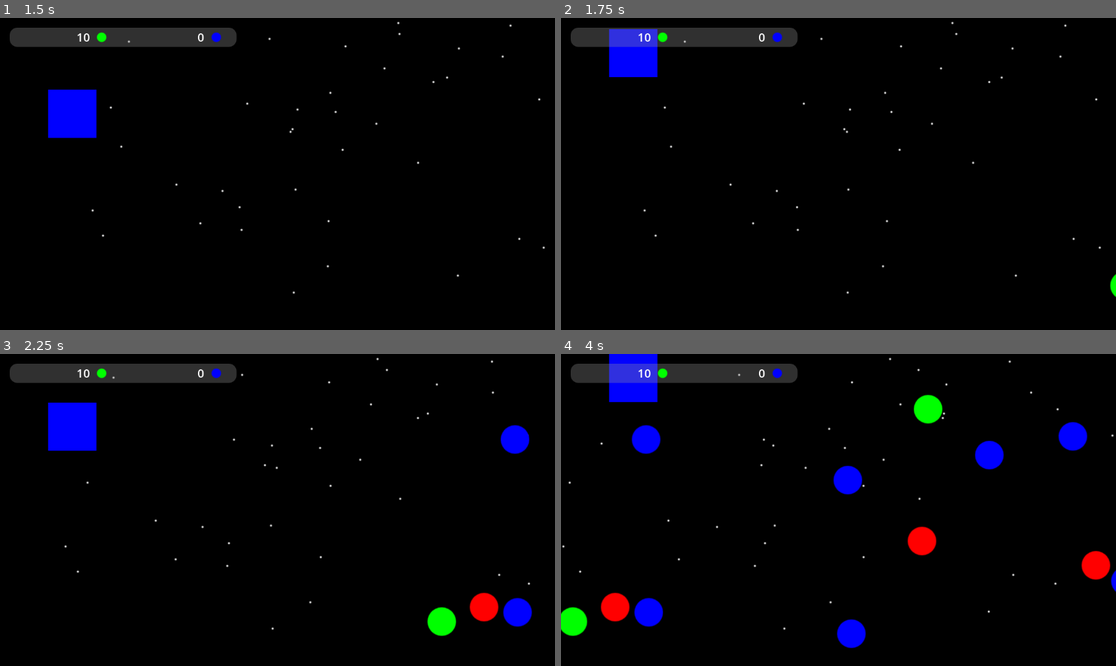
Above: before the commit, frames 1-4 (two rows, left to right).
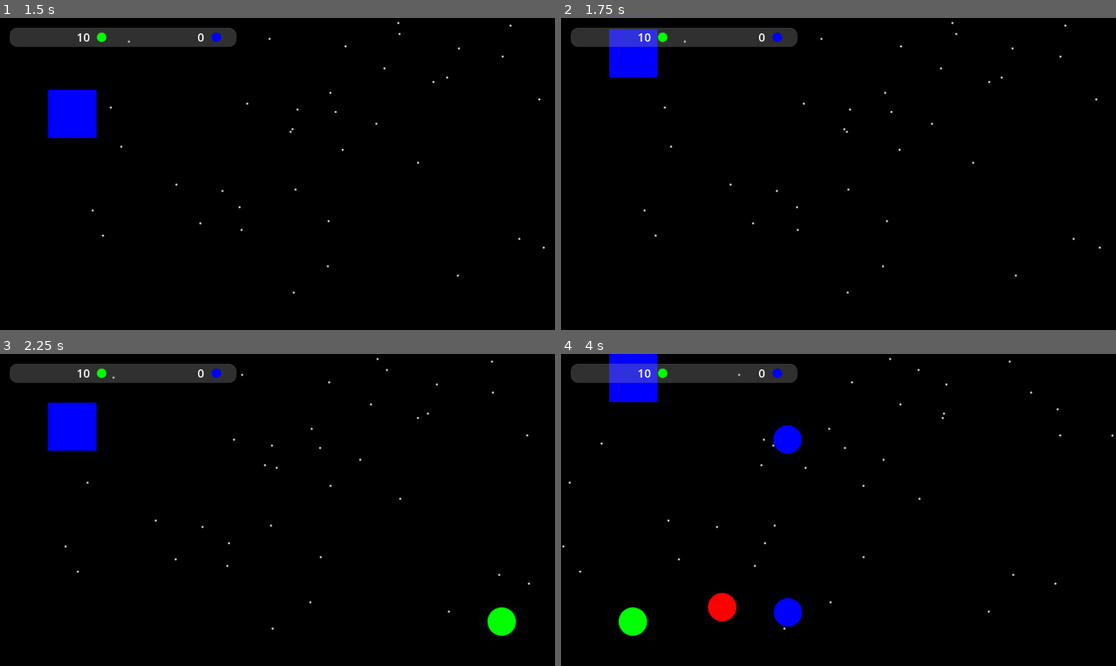
Above: after the commit, the same moments.

Repository: Bolgeg/godot_bolas
Game: Godot game, scene res://full_game.tscn
Same seed, same stepped clock (60 frames per second), same inputs: the game is played once before the commit and once after it.
Inputs:
- Up to frame 1 (1.5 s): click "START GAME" at 0.5 s; hold W (move_up) from 1.28 s (still down)
- Up to frame 2 (1.75 s): keep holding W (move_up)
- Up to frame 3 (2.25 s): release W (move_up) at 2.03 s; hold S (move_down) from 2.03 s (still down)
- Up to frame 4 (4 s): release S (move_down) at 2.78 s; hold W (move_up) from 2.78 s (still down)

Frame 1 is identical in both runs. In frame 2, less than 0.1% of the frame differs, in the area x 98-100%, y 81-90%; in frame 3, 1.8%; in frame 4, 5.8%, in the area x 0-100%, y 12-95%.

Commit message:
Add yellow balls that slow down time

Diff:
--- a/ball.gd
+++ b/ball.gd
@@ -6,11 +6,15 @@
 	"red",
 	"green",
 	"blue",
+	"yellow",
+	"gray",
 ]
 const BALL_COLORS:={
 	"red":Color(1,0,0,1),
 	"green":Color(0,1,0,1),
 	"blue":Color(0,0,1,1),
+	"yellow":Color(1,1,0,1),
+	"gray":Color(0.5,0.5,0.5,1),
 }
 
 const INITIAL_SPEED:=500.0
--- a/balls.gd
+++ b/balls.gd
@@ -2,11 +2,33 @@
 
 const MAX_BALLS:=50
 
-const BALL_PROBABILITIES:={
-	"red":0.4,
-	"green":0.1,
-	"blue":0.5,
-}
+var game_progress:=0.0
+
+func update_game_progress(progress: float):
+	game_progress=progress
+
+func get_ball_probabilities():
+	var probabilities:={
+		"red":0.4,
+		"green":0.1,
+		"blue":0.5,
+		"yellow":0.0,
+		"gray":0.0,
+	}
+
+	if game_progress>=1:
+		probabilities["yellow"]+=(game_progress-1)*0.005
+		if probabilities["yellow"]>0.01:
+			probabilities["yellow"]=0.01
+		probabilities["gray"]=probabilities["yellow"]
+
+	var sum:=0.0
+	for t in probabilities:
+		sum+=probabilities[t]
+	if sum>0:
+		for t in probabilities:
+			probabilities[t]/=sum
+	return probabilities
 
 func _ready():
 	add_random_balls(MAX_BALLS)
@@ -21,17 +43,18 @@
 		ball.update_speed(factor)
 
 func get_random_ball_type():
+	var ball_probabilities=get_ball_probabilities()
 	var x=randf()
 	var sum:=0.0
-	for type in BALL_PROBABILITIES:
-		sum+=BALL_PROBABILITIES[type]
+	for type in ball_probabilities:
+		sum+=ball_probabilities[type]
 		if x<sum:
 			return type
-	return BALL_PROBABILITIES.keys().back()
+	return ball_probabilities.keys().back()
 
 func get_random_position_for_ball():
 	const OFFSET_MIN=500
-	const OFFSET_MAX=5000
+	const OFFSET_MAX=10000
 	const WALL_DISTANCE=50
 	var viewport=get_viewport().size
 	var minp=Vector2(viewport.x+OFFSET_MIN,WALL_DISTANCE)
--- a/game.gd
+++ b/game.gd
@@ -5,6 +5,10 @@
 var lost:=false
 var paused:=false
 var game_time:=0.0
+
+const GAME_SPEED_FACTOR_SLOW:=0.25
+const GAME_SPEED_FACTOR_NORMAL:=1.0
+var game_speed_factor:=GAME_SPEED_FACTOR_NORMAL
 
 func _ready() -> void:
 	%PauseScreen.visible=false
@@ -28,8 +32,9 @@
 				%Objects.visible=false
 				%PauseScreen.visible=true
 	if not lost and not paused:
-		game_time+=delta
+		game_time+=delta*game_speed_factor
 		update_game_speed()
+		update_game_progress()
 
 func update_game_speed():
 	const MAX_GAME_SPEED:=10.0
@@ -40,9 +45,14 @@
 	var game_speed=pow(MAX_GAME_SPEED,speed_progress)
 	update_speed_of_objects(game_speed)
 
+func update_game_progress():
+	const GAME_PROGRESS_PER_SECOND:=1/30.0
+	var game_progress=game_time*GAME_PROGRESS_PER_SECOND
+	%Balls.update_game_progress(game_progress)
+
 func update_speed_of_objects(factor: float):
-	%Player.update_speed(factor)
-	%Balls.update_speed(factor)
+	%Player.update_speed(factor*game_speed_factor)
+	%Balls.update_speed(factor*game_speed_factor)
 
 func pause():
 	for child in get_children():
@@ -55,3 +65,15 @@
 
 func destroy():
 	queue_free()
+
+
+func _on_player_game_slow_down_triggered() -> void:
+	if %SlowDownTimer.is_stopped():
+		%SfxSlowdown.play()
+	else:
+		%SfxSlowdownRecatch.play()
+	%SlowDownTimer.start()
+	game_speed_factor=GAME_SPEED_FACTOR_SLOW
+
+func _on_slow_down_timer_timeout() -> void:
+	game_speed_factor=GAME_SPEED_FACTOR_NORMAL
--- a/game.tscn
+++ b/game.tscn
@@ -6,6 +6,8 @@
 [ext_resource type="Script" uid="uid://biehdjdy0nkey" path="res://stars.gd" id="2_ryrav"]
 [ext_resource type="Texture2D" uid="uid://kncjbfdom16l" path="res://img/blue_circle.png" id="3_fc0e3"]
 [ext_resource type="Texture2D" uid="uid://ccx48p1ih4ej7" path="res://img/green_circle.png" id="4_7jktm"]
+[ext_resource type="AudioStream" uid="uid://cx50ob7f6nmmj" path="res://sfx/slowdown.wav" id="7_j5wjh"]
+[ext_resource type="AudioStream" uid="uid://cbcw0v0l2a27l" path="res://sfx/slowdown_recatch.wav" id="8_vef74"]
 
 [sub_resource type="RectangleShape2D" id="RectangleShape2D_80nbo"]
 size = Vector2(1333, 141)
@@ -114,6 +116,21 @@
 position = Vector2(191, 20)
 texture = ExtResource("4_7jktm")
 
+[node name="SlowDownTimer" type="Timer" parent="Objects"]
+unique_name_in_owner = true
+wait_time = 10.0
+one_shot = true
+
+[node name="Sfx" type="Node2D" parent="Objects"]
+
+[node name="SfxSlowdown" type="AudioStreamPlayer" parent="Objects/Sfx"]
+unique_name_in_owner = true
+stream = ExtResource("7_j5wjh")
+
+[node name="SfxSlowdownRecatch" type="AudioStreamPlayer" parent="Objects/Sfx"]
+unique_name_in_owner = true
+stream = ExtResource("8_vef74")
+
 [node name="PauseScreen" type="Node2D" parent="."]
 unique_name_in_owner = true
 visible = false
@@ -131,3 +148,6 @@
 theme_override_font_sizes/font_size = 64
 text = "PAUSED"
 horizontal_alignment = 1
+
+[connection signal="game_slow_down_triggered" from="Objects/Player" to="." method="_on_player_game_slow_down_triggered"]
+[connection signal="timeout" from="Objects/SlowDownTimer" to="." method="_on_slow_down_timer_timeout"]
--- a/player.gd
+++ b/player.gd
@@ -1,4 +1,6 @@
 extends CharacterBody2D
+
+signal game_slow_down_triggered
 
 const INITIAL_SPEED:=500.0
 var speed:=INITIAL_SPEED
@@ -42,3 +44,7 @@
 	elif ball_type=="blue":
 		get_points(1)
 		%SfxPickup.play()
+	elif ball_type=="yellow":
+		game_slow_down_triggered.emit()
+	elif ball_type=="gray":
+		pass
Not shown: 1 places in game.tscn that only renumber resources
Not shown, added: sfx/slowdown.wav.import
Not shown, added: sfx/slowdown_recatch.wav.import
Not shown, added: sfx/slowdown.wav
Not shown, added: sfx/slowdown_recatch.wav
